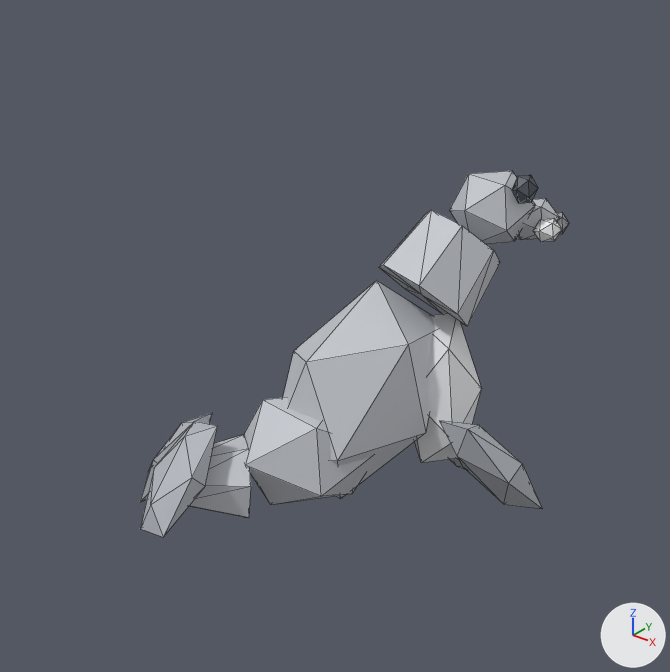
The glTF model public/studio/v2.15.0/d_seal/model.glb: old version first, new version second.
Both versions are drawn from a 50 mm camera at (15.0, -20.6, 18.1) aimed at (-1.7, 0.2, 5.2). The axes (+X, +Y, +Z) are drawn at lower right. The lights are the same throughout. The first picture is the older version. Mesh edges are drawn as thin lines. Where no turn or scale is listed for an object, it has been applied to the vertices.

Names of what the first picture shows: 'part0', 'part1', 'part12', 'part14', 'part2', 'part3', 'part4', 'part5', 'part6', 'part8' and 4 more.
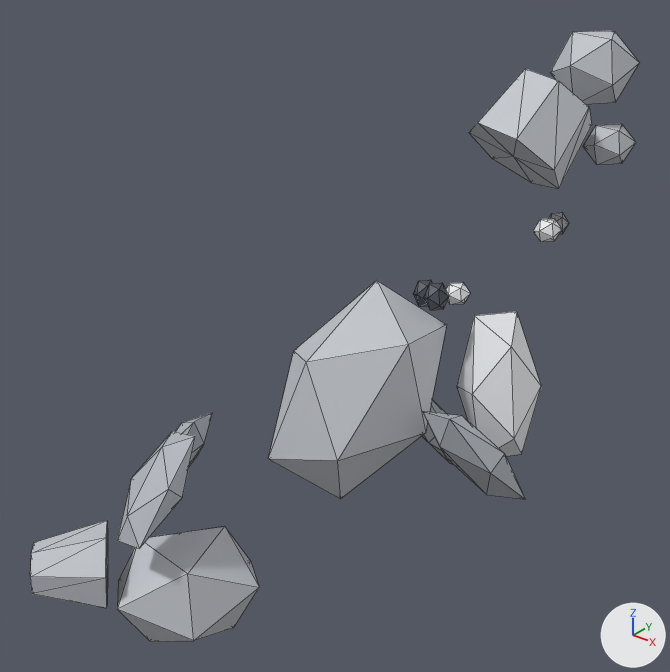
What changed in the scene script:
```text
Change me_geometry_1:
    used by ob_part1; location = (0.0, 0.0, 0.0)
    remove me_geometry_1.from_pydata(...)  # 12 vertices, 20 faces; spans x -3.84..0.53, y -3.6..1.14, z 0.04..3.37
    add me_geometry_1.from_pydata(...)  # 12 vertices, 20 faces; spans x -5.56..-1.18, y -7.66..-2.92, z -3.78..-0.45
    me_geometry_1 part 1: the whole mesh is moved by (-1.72, -4.06, -3.82)
Change me_geometry_2:
    used by ob_part2; location = (0.0, 0.0, 0.0)
    remove me_geometry_2.from_pydata(...)  # 12 vertices, 20 faces; spans x -0.49..2.12, y 1.19..3.96, z 0.76..5.46
    add me_geometry_2.from_pydata(...)  # 12 vertices, 20 faces; spans x 0.84..3.46, y 2.79..5.56, z 0.61..5.3
    me_geometry_2 part 2: the whole mesh is moved by (1.34, 1.6, -0.15)
Change me_geometry_3:
    used by ob_part3; location = (0.0, 0.0, 0.0)
    remove me_geometry_3.from_pydata(...)  # 16 vertices, 28 faces; spans x -4.82..-1.78, y -5.18..-2.12, z -0.36..2.33
    add me_geometry_3.from_pydata(...)  # 16 vertices, 28 faces; spans x -7.14..-4.1, y -9.16..-6.1, z -2.5..0.19
    me_geometry_3 part 3: the whole mesh is moved by (-2.32, -3.98, -2.14)
Change me_geometry_4:
    used by ob_part4; location = (0.0, 0.0, 0.0)
    remove me_geometry_4.from_pydata(...)  # 16 vertices, 28 faces; spans x -1.9..1.76, y 1.48..5.44, z 4.93..8.82
    add me_geometry_4.from_pydata(...)  # 16 vertices, 28 faces; spans x -0.79..2.87, y 4.88..8.84, z 8.96..12.85
    me_geometry_4 part 4: the whole mesh is moved by (1.11, 3.4, 4.03)
Change me_geometry_5:
    used by ob_part5; location = (0.0, 0.0, 0.0)
    remove me_geometry_5.from_pydata(...)  # 12 vertices, 20 faces; spans x -0.51..2.08, y 3.9..6.66, z 7.53..9.72
    add me_geometry_5.from_pydata(...)  # 12 vertices, 20 faces; spans x 0.82..3.41, y 7.61..10.36, z 11.63..13.82
    me_geometry_5 part 5: the whole mesh is moved by (1.32, 3.71, 4.1)
Change me_geometry_6:
    used by ob_part6; location = (0.0, 0.0, 0.0)
    remove me_geometry_6.from_pydata(...)  # 12 vertices, 20 faces; spans x 1.01..2.55, y 5.48..7.14, z 7.57..8.8
    add me_geometry_6.from_pydata(...)  # 12 vertices, 20 faces; spans x 2.22..3.76, y 8.08..9.74, z 9.74..10.97
    me_geometry_6 part 6: the whole mesh is moved by (1.21, 2.59, 2.17)
Change me_geometry_8:
    used by ob_part8; location = (0.0, 0.0, 0.0)
    remove me_geometry_8.from_pydata(...)  # 12 vertices, 20 faces; spans x 1.593..2.335, y 4.752..5.548, z 9.099..9.919
    add me_geometry_8.from_pydata(...)  # 12 vertices, 20 faces; spans x 0.078..0.82, y 2.305..3.101, z 5.856..6.675
    me_geometry_8 part 7: the whole mesh is moved by (-1.515, -2.447, -3.243)
Change me_geometry_12:
    used by ob_part12; location = (0.0, 0.0, 0.0)
    remove me_geometry_12.from_pydata(...)  # 12 vertices, 20 faces; spans x 2.06..5.04, y 0.23..2.71, z -0.03..3.6
    add me_geometry_12.from_pydata(...)  # 12 vertices, 20 faces; spans x 1.51..4.49, y 0.11..2.59, z 0.16..3.79
    me_geometry_12 part 8: the whole mesh is moved by (-0.55, -0.12, 0.19)
Change me_geometry_14:
    used by ob_part14; location = (0.0, 0.0, 0.0)
    remove me_geometry_14.from_pydata(...)  # 12 vertices, 20 faces; spans x -4.4..-2.45, y -6.63..-3.75, z 0.64..3.22
    add me_geometry_14.from_pydata(...)  # 12 vertices, 20 faces; spans x -4.7..-2.74, y -7.3..-4.41, z 0.48..3.05
    me_geometry_14 part 9: the whole mesh is moved by (-0.29, -0.67, -0.16)
```

Pixel boxes [x1, y1, x2, y2] of what changed, in the pictures (670 x 672 px):
'part1', moved: before [244, 397, 370, 505]; after [117, 526, 259, 641]
'part4', moved: before [379, 210, 500, 326]; after [469, 69, 592, 189]
'part2', moved: before [415, 314, 482, 462]; after [457, 312, 541, 456]
'part5', moved: before [449, 171, 536, 244]; after [550, 31, 639, 104]
'part3', moved: before [190, 434, 251, 518]; after [30, 520, 108, 608]
'part14', moved: before [140, 421, 218, 537]; after [117, 431, 195, 549]
'part12', moved: before [440, 421, 542, 509]; after [423, 412, 525, 499]
'part6', moved: before [518, 198, 560, 240]; after [583, 124, 636, 165]
'part8', moved: before [512, 175, 538, 203]; after [424, 283, 449, 310]
